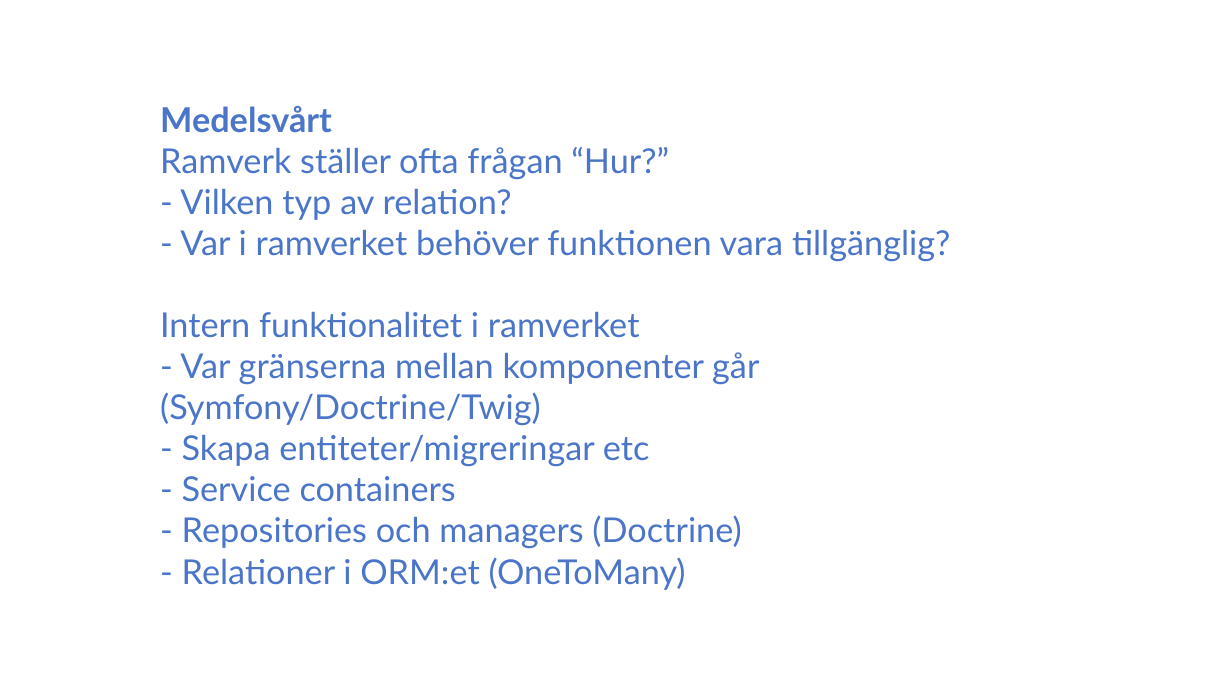
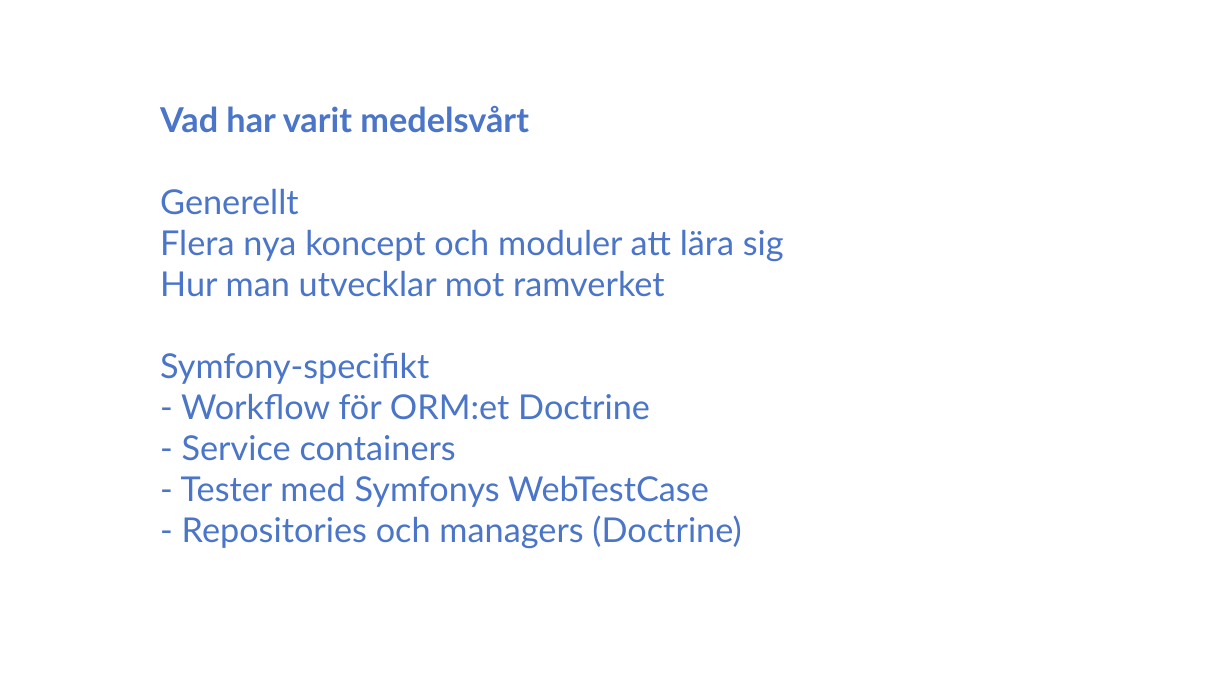
Before and after one commit to pereriksson/taskist, a slide deck: slide 6 of doc/Redovisning.pptx. Drawn at 1232x693 pixels with LibreOffice and Linux fonts; fonts in the diff are those of the drawing. Boxes give left, top, right and bottom in pixels: in the first picture for what was removed or moved away, otherwise in the second. Text is boxed around its words. In the diff, an @@ line names an element or a change of style, - is before the commit and + after.

```diff
--- a/doc/Redovisning.pptx
+++ b/doc/Redovisning.pptx
@@ text at bbox=[160, 106, 784, 420]: text changed @@
-● Medelsvårt
-● Ramverk ställer ofta frågan “Hur?”
-● - Vilken typ av relation?
-● - Var i ramverket behöver funktionen vara tillgänglig?
-● Intern funktionalitet i ramverket
-● - Var gränserna mellan komponenter går (Symfony/Doctrine/Twig)
-● - Skapa entiteter/migreringar etc
+● Vad har varit medelsvårt
+● Generellt
+● Flera nya koncept och moduler att lära sig
+● Hur man utvecklar mot ramverket
+● Symfony-specifikt
+● - Workflow för ORM:et Doctrine
@@ text at bbox=[181, 476, 709, 507]: paragraph added @@
+● - Tester med Symfonys WebTestCase
@@ text at bbox=[182, 558, 686, 590]: paragraph removed @@
-● - Relationer i ORM:et (OneToMany)
```
Also in this commit, not shown: 9 other slides changed.
